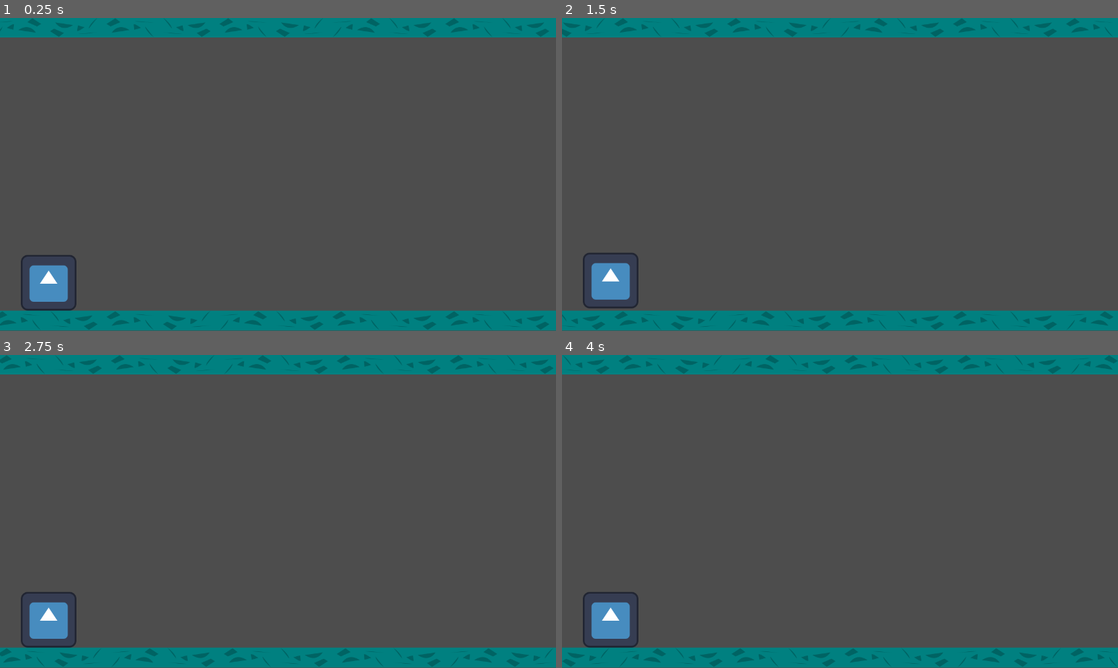
Above: before the commit, frames 1-4 (two rows, left to right).
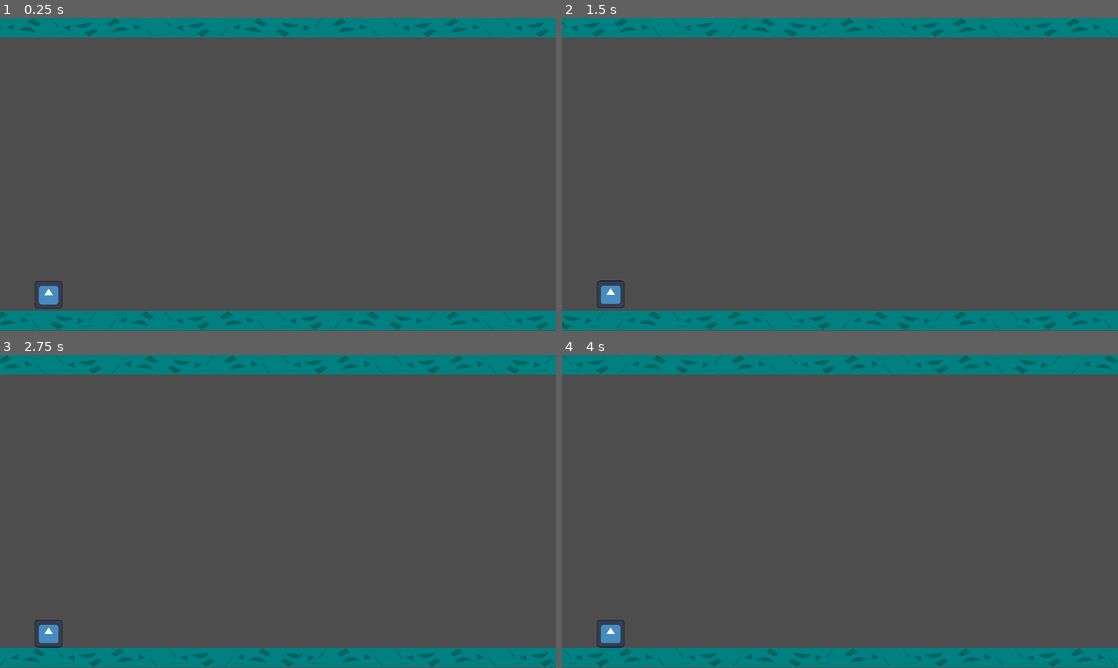
Above: after the commit, the same moments.

Repository: spireneko/Jetpack-Joyride
Game: Godot game, scene res://src/scenes/world.tscn
Two runs of this game, one before a commit and one after it. Both use one fixed random seed, a clock stepped at 60 frames per second and the inputs below. The engine's default icon, where the game draws it, is replaced by a stand-in: a white triangle on a blue panel in a dark square.
Inputs:
- Up to frame 1 (0.25 s): no input
- Up to frame 2 (1.5 s): tap Enter at 0.5 s; tap W (turn_on_jetpack) at 0.6, 1.35 s
- Up to frame 3 (2.75 s): tap W (turn_on_jetpack) at 2.1 s
- Up to frame 4 (4 s): tap W (turn_on_jetpack) at 2.85, 3.6 s

The runs differ from the first frame. In frame 1, 1.8% of the frame differs, in the area x 3-79%, y 0-100%; in frame 2, 1.9%; in frame 3, 1.9%, in the area x 0-100%, y 0-100%; in frame 4, 1.8%.

Commit message:
Мир ускоряется, добавлены ракеты

Diff:
--- a/project.godot
+++ b/project.godot
@@ -17,7 +17,7 @@
 
 [autoload]
 
-Globals="*res://src/Globals.gd"
+Globals="*res://src/world/Globals.gd"
 
 [debug]
 
@@ -27,6 +27,7 @@
 
 window/size/viewport_width=1280
 window/size/viewport_height=720
+window/stretch/mode="canvas_items"
 
 [input]
 
--- a/src/Globals.gd
+++ /dev/null
@@ -1,3 +0,0 @@
-extends Node
-
-const world_speed : float = 100.0
--- a/src/scenes/floor_fragment.gd
+++ b/src/scenes/floor_fragment.gd
@@ -1,6 +1,5 @@
 extends Sprite2D
 
-@onready var move_linear_component := $MoveLinearComponent as MoveLinearComponent
 
 var width : int : get = _get_width
 var height : int : get = _get_height
--- a/src/scenes/floor_fragment.tscn
+++ b/src/scenes/floor_fragment.tscn
@@ -1,18 +1,9 @@
-[gd_scene load_steps=4 format=3 uid="uid://er70geervaps"]
+[gd_scene load_steps=3 format=3 uid="uid://er70geervaps"]
 
 [ext_resource type="Script" path="res://src/scenes/floor_fragment.gd" id="1_ih5tp"]
 [ext_resource type="Texture2D" uid="uid://dyhry8o8myujs" path="res://assets/floor_fragment.svg" id="1_q1v6p"]
-[ext_resource type="PackedScene" uid="uid://qgap0jv28g6p" path="res://src/components/MoveLinearComponent.tscn" id="3_lu4k2"]
 
 [node name="FloorFragment" type="Sprite2D"]
 texture = ExtResource("1_q1v6p")
 centered = false
 script = ExtResource("1_ih5tp")
-
-[node name="VisibleOnScreenEnabler2D" type="VisibleOnScreenEnabler2D" parent="."]
-position = Vector2(65, 23)
-scale = Vector2(6.5, 2.3)
-
-[node name="MoveLinearComponent" parent="." node_paths=PackedStringArray("node") instance=ExtResource("3_lu4k2")]
-process_mode = 4
-node = NodePath("..")
--- a/src/scenes/player.gd
+++ b/src/scenes/player.gd
@@ -1,3 +1,4 @@
+class_name Player
 extends CharacterBody2D
 
 
@@ -17,18 +18,6 @@
 		is_jetpack_button_pressed = false
 
 
-# func _physics_process(delta: float) -> void:
-# 	if is_jetpack_button_pressed:
-# 		velocity.y = SPEED
-# 	else:
-# 		velocity.y -= gravity
-# 		velocity.y = move_toward(velocity.y, 0, -SPEED / 10)
-# 	# velocity.y *= SPEED
-# 	velocity.y += gravity
-
-# 	move_and_slide()
-
-
 func _physics_process(delta: float) -> void:
 	if is_jetpack_button_pressed:
 		velocity.y += SPEED * delta
--- a/src/scenes/player.tscn
+++ b/src/scenes/player.tscn
@@ -12,7 +12,9 @@
 script = ExtResource("1_lnpj0")
 
 [node name="Sprite2D" type="Sprite2D" parent="."]
+scale = Vector2(0.5, 0.5)
 texture = ExtResource("1_00ago")
 
 [node name="CollisionShape2D" type="CollisionShape2D" parent="."]
+scale = Vector2(0.5, 0.5)
 shape = SubResource("RectangleShape2D_t2er6")
--- /dev/null
+++ b/src/scenes/rocket.gd
@@ -0,0 +1,13 @@
+class_name Rocket
+extends Area2D
+
+signal player_entered()
+
+
+func _on_body_entered(body: Node2D) -> void:
+	if body is Player:
+		player_entered.emit()
+
+
+func _on_visible_on_screen_notifier_2d_screen_exited() -> void:
+	queue_free()
--- /dev/null
+++ b/src/scenes/rocket.tscn
@@ -0,0 +1,24 @@
+[gd_scene load_steps=2 format=3 uid="uid://bi10lgcywk0ts"]
+
+[ext_resource type="Script" path="res://src/scenes/rocket.gd" id="1_ejqnv"]
+
+[node name="Rocket" type="Area2D"]
+script = ExtResource("1_ejqnv")
+
+[node name="Polygon2D" type="Polygon2D" parent="."]
+position = Vector2(-48, 0)
+scale = Vector2(0.5, 0.5)
+color = Color(0.670588, 0, 0, 1)
+polygon = PackedVector2Array(0, 0, 192, -48, 192, 48)
+
+[node name="CollisionPolygon2D" type="CollisionPolygon2D" parent="."]
+position = Vector2(-48, 0)
+scale = Vector2(0.5, 0.5)
+polygon = PackedVector2Array(0, 0, 192, -48, 192, 48)
+
+[node name="VisibleOnScreenNotifier2D" type="VisibleOnScreenNotifier2D" parent="."]
+position = Vector2(-1.90735e-06, -1.43051e-06)
+scale = Vector2(4.8, 2.4)
+
+[connection signal="body_entered" from="." to="." method="_on_body_entered"]
+[connection signal="screen_exited" from="VisibleOnScreenNotifier2D" to="." method="_on_visible_on_screen_notifier_2d_screen_exited"]
--- a/src/scenes/world.gd
+++ b/src/scenes/world.gd
@@ -2,13 +2,17 @@
 
 const FloorFragment := preload("res://src/scenes/floor_fragment.gd")
 const FloorFragmentScn := preload("res://src/scenes/floor_fragment.tscn")
+const ObstaclesGenerator := preload("res://src/world/ObstaclesGenerator.gd")
+const WorldFollow := preload("res://src/world/WorldFollow.gd")
 
+var score : float = 0.0
 var floor_path : Path2D
 var game_resolution := Vector2(
 	ProjectSettings.get_setting("display/window/size/viewport_width"),
 	ProjectSettings.get_setting("display/window/size/viewport_height")
 )
 var floor_size : Vector2
+var obstacles_generator : ObstaclesGenerator
 
 
 func _ready():
@@ -65,13 +69,17 @@
 	)
 	body.add_child(floor_collision)
 
+	# Instantiate ObstacleGenerator that will create foes and obstacles
+	obstacles_generator = ObstaclesGenerator.new()
+	obstacles_generator.height_limits = Vector2(
+		game_resolution.y / 2 - floor_size.y,
+		-game_resolution.y / 2 + floor_size.y
+	)
+	add_child(obstacles_generator)
+
 
 func _physics_process(delta: float) -> void:
-	var moing_with_world_group := get_tree().get_nodes_in_group("moving_with_world")
-	for node in moing_with_world_group:
-		if "progress" in node:
-			node.progress += Globals.world_speed * delta
-
+	get_tree().call_group("moving_with_world", "add_to_progress", delta)
 
 
 func _generate_floor(amount_of_fragments: int, is_floor: bool):
@@ -98,7 +106,19 @@
 # with Globals.world_speed that is the right choice
 func add_to_floor_path(node: Node2D) -> PathFollow2D:
 	var new_path_follow := PathFollow2D.new()
+	new_path_follow.set_script(WorldFollow)
+	new_path_follow.rotates = false
 	new_path_follow.add_to_group("moving_with_world")
 	new_path_follow.add_child(node)
+	node.tree_exited.connect(new_path_follow._on_child_free)
 	floor_path.add_child(new_path_follow)
 	return new_path_follow
+
+
+func _on_spawn_obstacle_timer_timeout() -> void:
+	obstacles_generator.generate_random_obstacle()
+	# obstacles_generator.generate_rocket()
+
+
+func _on_accelerate_world_timer_timeout() -> void:
+	Globals.world_speed *= 1.1
--- a/src/scenes/world.tscn
+++ b/src/scenes/world.tscn
@@ -9,3 +9,14 @@
 
 [node name="Player" parent="." instance=ExtResource("1_fgu8s")]
 position = Vector2(112, 605)
+
+[node name="SpawnObstacleTimer" type="Timer" parent="."]
+wait_time = 5.0
+autostart = true
+
+[node name="AccelerateWorldTimer" type="Timer" parent="."]
+wait_time = 7.0
+autostart = true
+
+[connection signal="timeout" from="SpawnObstacleTimer" to="." method="_on_spawn_obstacle_timer_timeout"]
+[connection signal="timeout" from="AccelerateWorldTimer" to="." method="_on_accelerate_world_timer_timeout"]
--- /dev/null
+++ b/src/world/Globals.gd
@@ -0,0 +1,5 @@
+extends Node
+
+const ROCKET_SPEED : float = 100.0
+
+var world_speed : float = 100.0
--- /dev/null
+++ b/src/world/ObstaclesGenerator.gd
@@ -0,0 +1,48 @@
+extends Node
+
+enum RocketTypes { ONE_LOW, ONE_HIGH, ONE_RANDOM, TWO, TWO_RANDOM}
+
+const RocketScn = preload("res://src/scenes/rocket.tscn")
+
+# Obstacles will be created between those limits
+# Limits should be set from World
+# X is low limit, Y is high limit
+var height_limits : Vector2
+
+
+func generate_random_obstacle() -> void:
+	generate_rocket(RocketTypes.values()[randi() % RocketTypes.size()])
+
+
+func generate_rocket(rocket_type: RocketTypes = RocketTypes.ONE_LOW) -> void:
+	if height_limits == Vector2.ZERO:
+		return
+
+	var local_height_limits = height_limits + Vector2(-40.0, 50.0)
+
+	var first_new_rocket := RocketScn.instantiate() as Rocket
+	match rocket_type:
+		RocketTypes.ONE_LOW:
+			first_new_rocket.position.y = local_height_limits.x
+		RocketTypes.ONE_HIGH:
+			first_new_rocket.position.y = local_height_limits.y
+		RocketTypes.ONE_RANDOM:
+			first_new_rocket.position.y = randf_range(
+					local_height_limits.x, local_height_limits.y)
+		RocketTypes.TWO:
+			var second_new_rocket := RocketScn.instantiate()
+			first_new_rocket.position.y = local_height_limits.x
+			second_new_rocket.position.y = local_height_limits.y
+			var second_path_follow : PathFollow2D = get_parent().add_to_floor_path(second_new_rocket)
+			second_path_follow.add_to_group("rockets")
+		RocketTypes.TWO_RANDOM:
+			var second_new_rocket := RocketScn.instantiate()
+			first_new_rocket.position.y = randf_range(
+					local_height_limits.x, local_height_limits.y)
+			second_new_rocket.position.y = randf_range(
+					local_height_limits.x, local_height_limits.y)
+			var second_path_follow : PathFollow2D = get_parent().add_to_floor_path(second_new_rocket)
+			second_path_follow.add_to_group("rockets")
+
+	var first_path_follow : PathFollow2D = get_parent().add_to_floor_path(first_new_rocket)
+	first_path_follow.add_to_group("rockets")
--- /dev/null
+++ b/src/world/WorldFollow.gd
@@ -0,0 +1,11 @@
+extends PathFollow2D
+
+func _on_child_free() -> void:
+	queue_free()
+
+
+func add_to_progress(delta: float) -> void:
+	if self.is_in_group("rockets"):
+		progress += delta * (Globals.world_speed + Globals.ROCKET_SPEED)
+	else:
+		progress += delta * Globals.world_speed
